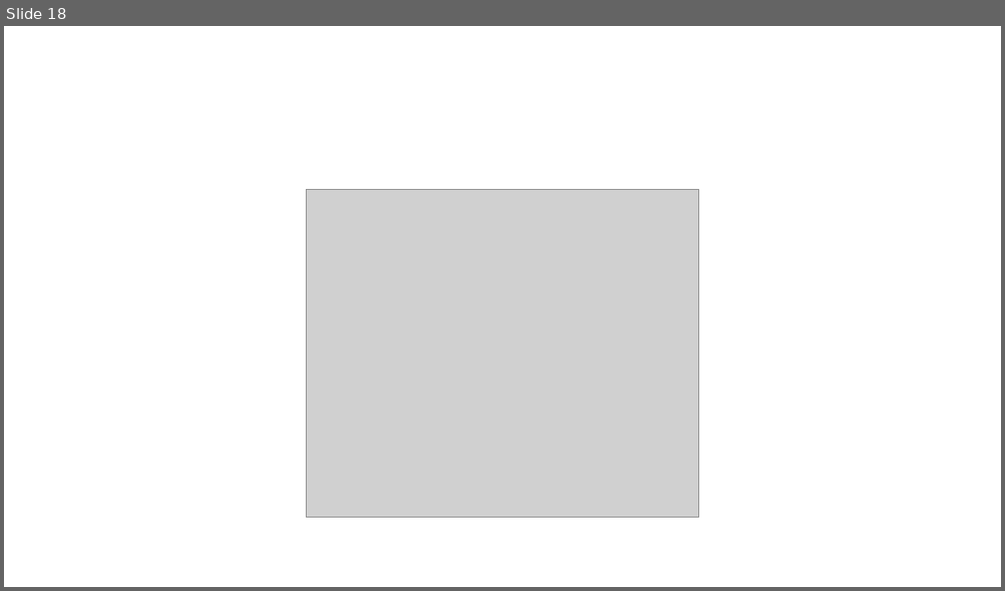
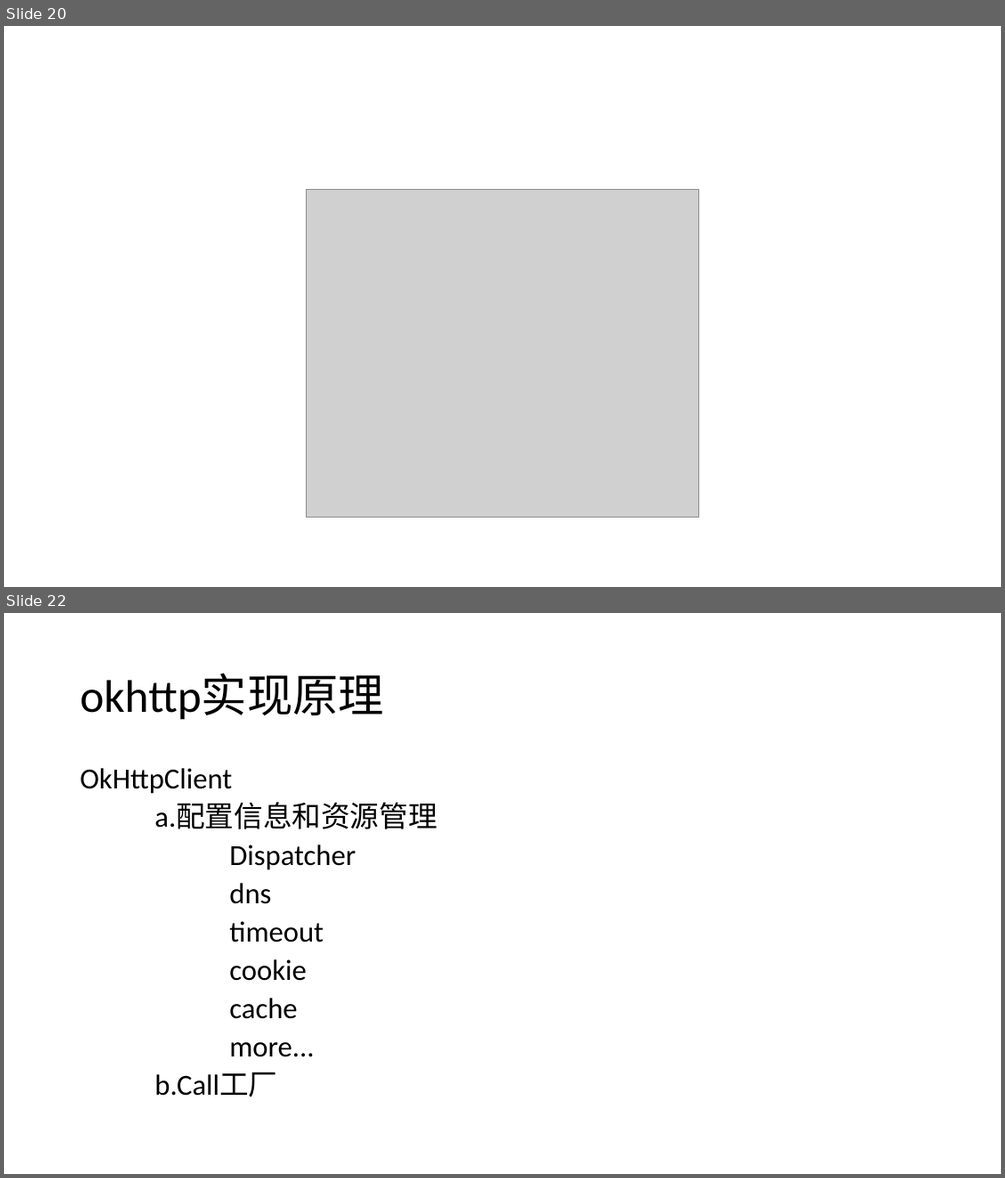
Before and after one commit to daisongsong1991/ppt, a slide deck: net_ppt.pptx. Shown one above the other, each under a label of ours: slide 18 before the commit, slides 20 and 22 after it; the slides between them are not shown. The pictures are 1005x591 and 1005x1178 pixels, drawn with LibreOffice and Linux fonts; fonts in the diff are those of the drawing; grey boxes stand for pictures. Boxes give left, top, right and bottom in pixels: in the first picture for what was removed or moved away, otherwise in the second. Text is boxed around its words. In the diff, an @@ line names an element or a change of style, - is before the commit and + after.

```diff
--- a/net_ppt.pptx
+++ b/net_ppt.pptx
@@ slide 22 added at (4, 613, 1001, 1174), background #FFFFFF @@
@@ title added at (80, 674, 384, 720), 44 pt, text #000000 @@
+okhttp实现原理
@@ text added at (80, 768, 437, 1097), 28 pt, text #000000 @@
+OkHttpClient
+a.配置信息和资源管理
+Dispatcher
+dns
+timeout
+cookie
+cache
+more...
+b.Call工厂
@@ what was slide 18 is now slide 20 @@
```
Also in this commit, not shown: 5 slides changed, 5 other slides added, 3 slides removed, 4 other files.
